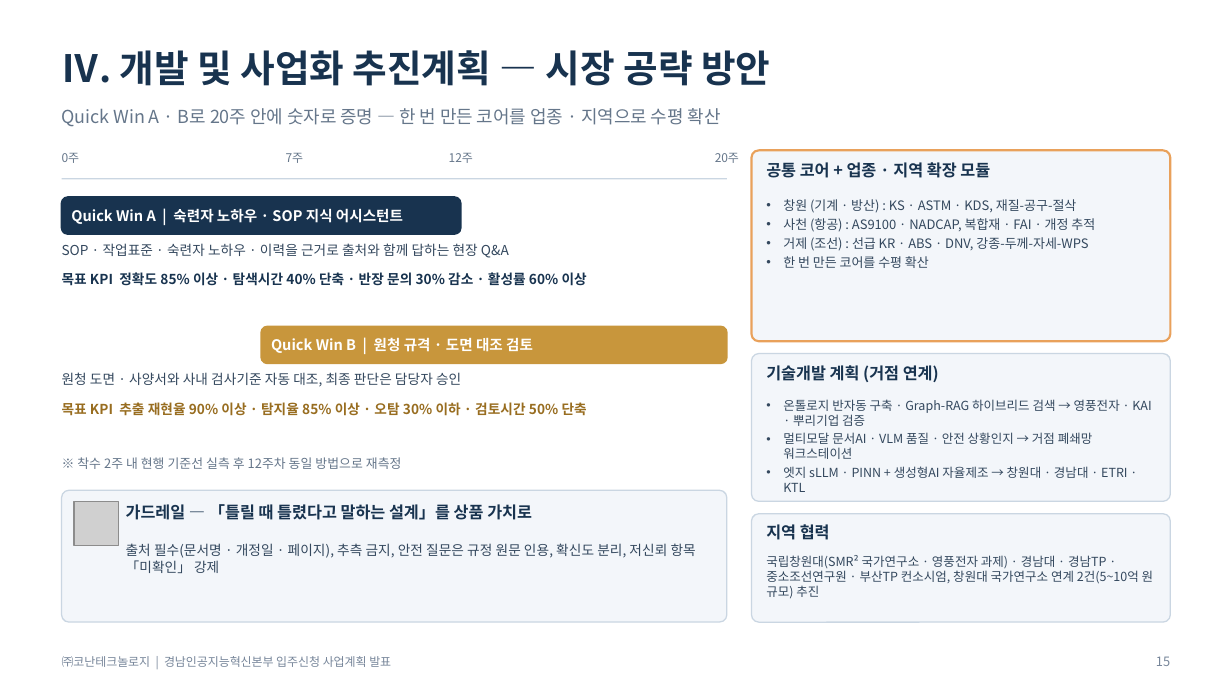
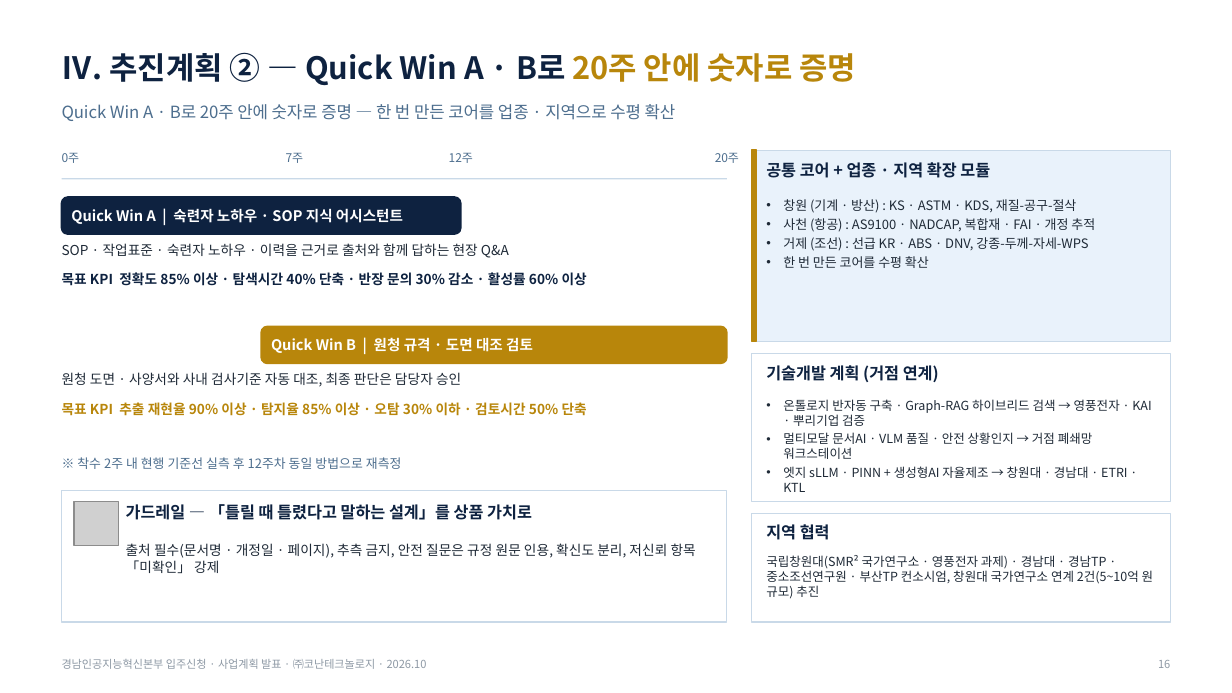
Before and after one commit to Jacob-Yeom/claude, a slide deck: slide 16 of deliverables/gyeongnam_tp_pitch/Konan_GyeongnamAI_Tenancy_Pitch_15min.pptx (slide 15 before the commit). Drawn at 1232x693 pixels with LibreOffice and Linux fonts; fonts in the diff are those of the drawing; grey boxes stand for pictures. Boxes give left, top, right and bottom in pixels: in the first picture for what was removed or moved away, otherwise in the second. Text is boxed around its words. In the diff, an @@ line names an element or a change of style, - is before the commit and + after.

```diff
--- a/deliverables/gyeongnam_tp_pitch/Konan_GyeongnamAI_Tenancy_Pitch_15min.pptx
+++ b/deliverables/gyeongnam_tp_pitch/Konan_GyeongnamAI_Tenancy_Pitch_15min.pptx
@@ text at bbox=[62, 52, 857, 85]: text changed; size 22 to 18 pt; text colour #18334F to #0E2240 @@
-Ⅳ. 개발 및 사업화 추진계획 — 시장 공략 방안
+Ⅳ. 추진계획 ② — Quick Win A · B로 20주 안에 숫자로 증명
@@ text "Quick Win A · B로 ..." at bbox=[62, 104, 676, 121]: size 10.5 to 9.8 pt, text colour #65768A to #4D6E8E @@
@@ rectangle at bbox=[752, 150, 1170, 341]: rounded rectangle to rectangle; fill #F3F6FA to #E9F2FB; outline #E9A15B 1.25 pt to #C9D9E8 0.75 pt @@
@@ rectangle added at bbox=[752, 150, 756, 341], fill #B8860B, outline #B8860B 1 pt @@
@@ rounded rectangle at bbox=[62, 197, 461, 234]: fill #18334F to #0E2240; outline #18334F 1 pt to #0E2240 1 pt @@
@@ rounded rectangle at bbox=[261, 326, 727, 363]: fill #C8963C to #B8860B; outline #C8963C 1 pt to #B8860B 1 pt @@
@@ rounded rectangle removed at bbox=[752, 354, 1170, 501] @@
@@ rectangle added at bbox=[752, 354, 1170, 501], fill #FFFFFF, outline #C9D9E8 0.75 pt @@
@@ text "목표 KPI 추출 재현율 90% ..." at bbox=[62, 402, 587, 416]: text colour #986D20 to #B8860B @@
@@ text colour #65768A to #4D6E8E in 5 elements at bbox=[62, 153, 80, 163], bbox=[286, 153, 304, 163], bbox=[449, 153, 473, 163], bbox=[715, 153, 739, 163], bbox=[77, 457, 402, 469] @@
@@ rectangle at bbox=[62, 490, 727, 622]: rounded rectangle to rectangle; fill #F3F6FA to #FFFFFF; outline #CAD6E2 0.75 pt to #C9D9E8 0.75 pt @@
@@ rounded rectangle removed at bbox=[752, 514, 1170, 622] @@
@@ rectangle added at bbox=[752, 514, 1170, 622], fill #FFFFFF, outline #C9D9E8 0.75 pt @@
@@ text colour #18334F to #0E2240 in 5 elements at bbox=[62, 272, 587, 286], bbox=[126, 504, 532, 520], bbox=[766, 162, 990, 178], bbox=[766, 365, 939, 382], bbox=[766, 524, 830, 540] @@
@@ text colour #34485E to #1F2A37 in 6 elements at bbox=[62, 243, 509, 258], bbox=[62, 372, 461, 387], bbox=[126, 543, 696, 573], bbox=[783, 199, 1095, 268], bbox=[783, 399, 1151, 492], bbox=[766, 555, 1154, 599] @@
@@ text at bbox=[62, 659, 427, 669]: text changed; size 7 to 6.5 pt; text colour #77869A to #8E99A5 @@
-㈜코난테크놀로지 | 경남인공지능혁신본부 입주신청 사업계획 발표
+경남인공지능혁신본부 입주신청 · 사업계획 발표 · ㈜코난테크놀로지 · 2026.10
@@ text at bbox=[1158, 660, 1170, 668]: text changed; size 7.5 to 6.5 pt; text colour #77869A to #8E99A5 @@
-15
+16
```
Also in this commit, not shown: 17 other slides changed, 2 slides added, 1 slide removed, 3 other files.
